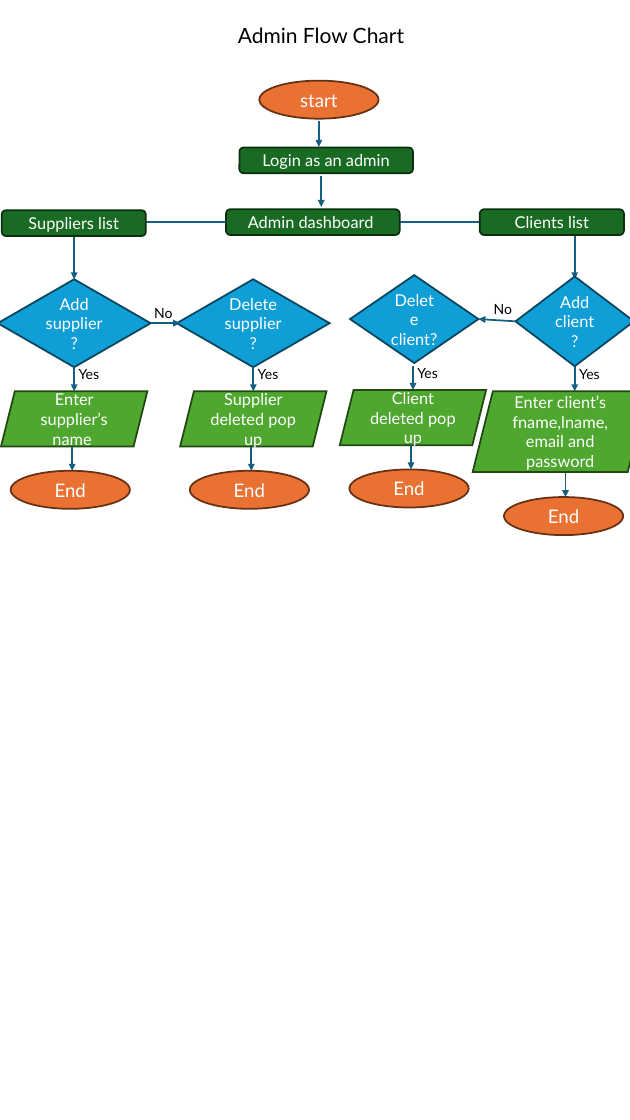
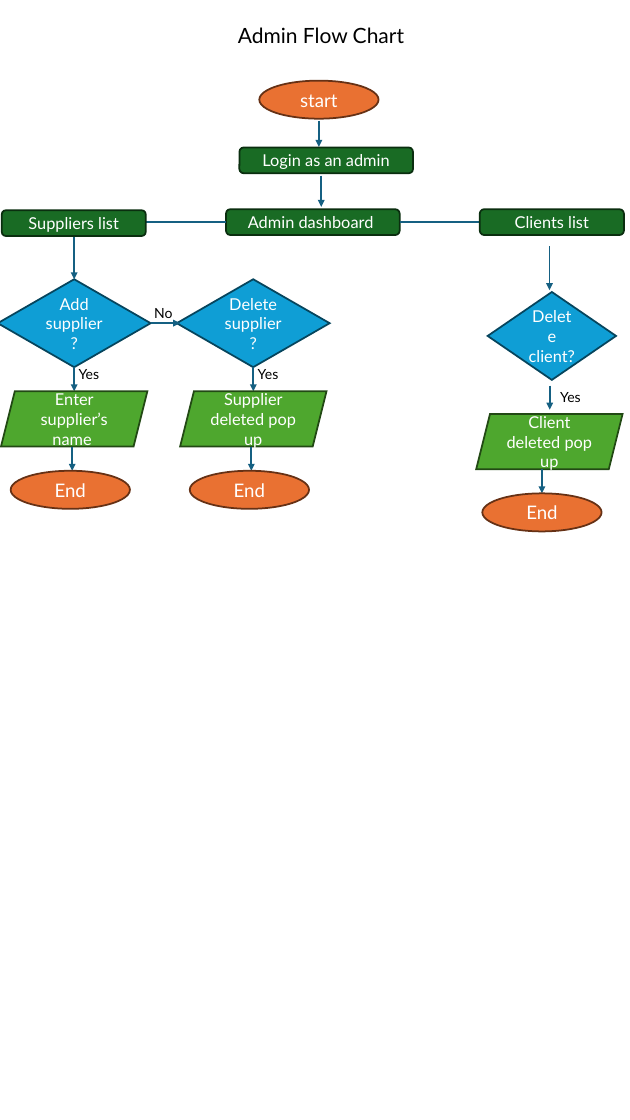
Before and after one commit to Mario14802/iti-Config-managment, a slide deck: slide 1 of Diagrams/Flowcharts/Admin Flow Chart.pptx. Drawn at 630x1120 pixels with LibreOffice and Linux fonts; fonts in the diff are those of the drawing. Boxes give left, top, right and bottom in pixels: in the first picture for what was removed or moved away, otherwise in the second. Text is boxed around its words. In the diff, an @@ line names an element or a change of style, - is before the commit and + after.

```diff
--- a/Diagrams/Flowcharts/Admin Flow Chart.pptx
+++ b/Diagrams/Flowcharts/Admin Flow Chart.pptx
@@ arrow moved from (575, 235) - (575, 279) to (549, 246) - (549, 290) @@
@@ diamond "Delete client?": place and size @@
-diamond "Delete client?" at [350,276,479,364]
+diamond "Delete client?" at [488,292,617,381]
@@ diamond removed at [516,276,630,366] @@
-Add client?
@@ arrow removed from (516, 322) to (479, 319) @@
@@ text removed at [494,304,512,314] @@
-No
@@ arrow moved from (413, 366) - (413, 390) to (550, 386) - (550, 410) @@
@@ text "Yes": place and size @@
-text "Yes" at [417,368,438,378]
+text "Yes" at [560,392,581,402]
@@ arrow removed from (575, 367) to (575, 391) @@
@@ text removed at [579,369,600,379] @@
-Yes
@@ parallelogram removed at [473,391,630,472] @@
-Enter client’s fname,lname, email and password
@@ parallelogram "Client deleted pop up": place and size @@
-parallelogram "Client deleted pop up" at [339,390,486,445]
+parallelogram "Client deleted pop up" at [476,414,622,470]
@@ arrow moved from (411, 445) - (411, 470) to (542, 470) - (542, 493) @@
@@ arrow removed from (565, 473) to (565, 497) @@
@@ ellipse "End": place and size @@
-ellipse "End" at [349,470,469,507]
+ellipse "End" at [482,493,601,531]
@@ ellipse removed at [504,497,623,535] @@
-End
```
Also in this commit, not shown: 7 other files.
